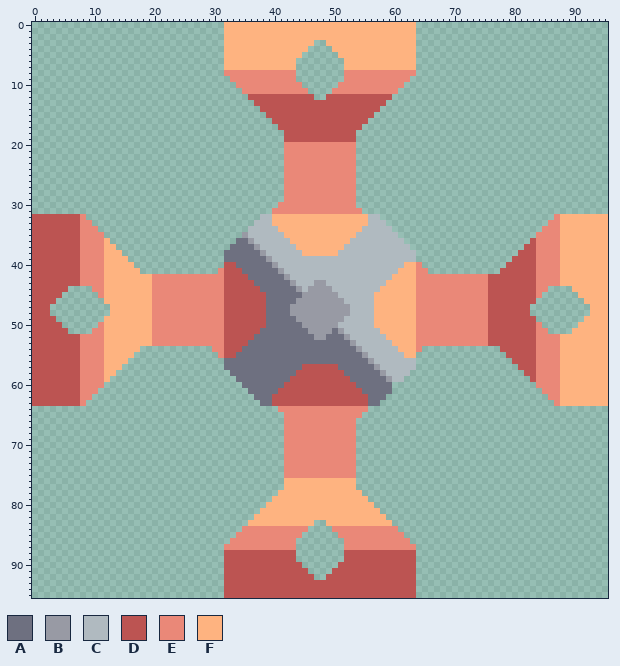
Two versions of one sprite sheet, sprites/block/crafting/thermal-centrifuge-top.png. The picture above was drawn from the file before the commit.
The file is 96x96 pixels. Colours within 5 levels of each other are drawn and written as one.
Palette (. is transparent): A #6e7080  B #989aa4  C #b0bac0  D #bc5452  E #ea8878  F #feb380
The result:
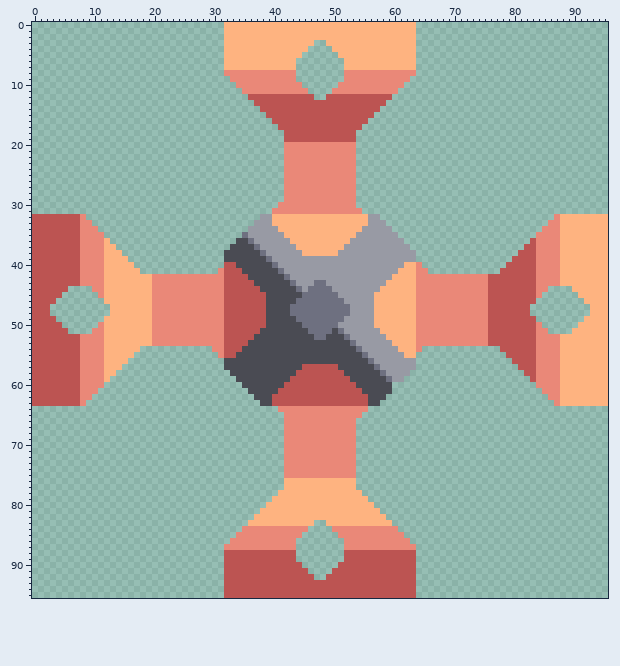
Change:
Colour A changes from #6e7080 to #4a4b53.
Colour B changes from #989aa4 to #6e7080.
Colour C changes from #b0bac0 to #989aa4.
